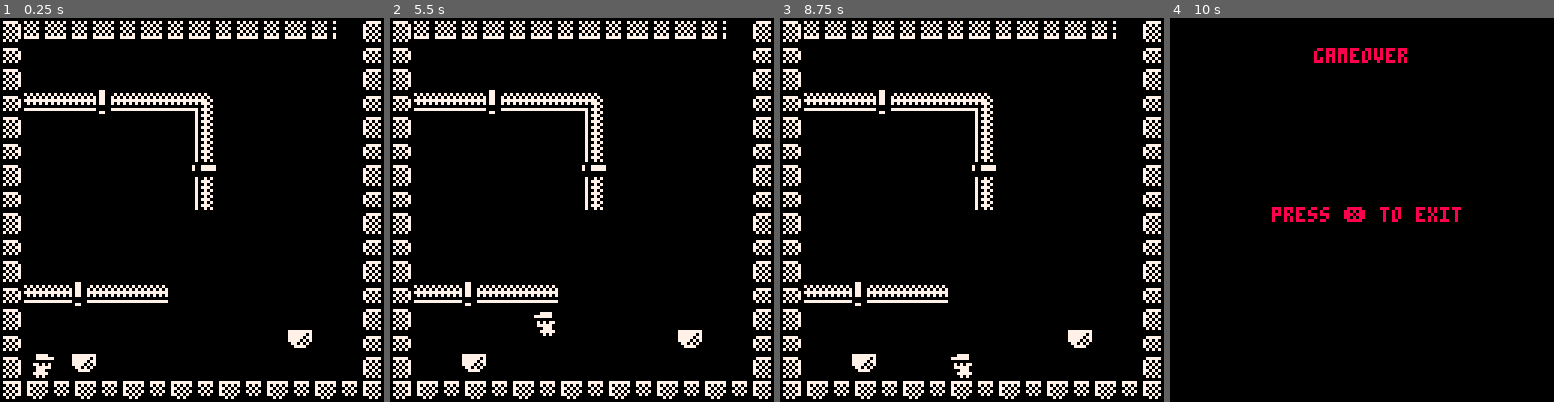
Above: before the commit, frames 1-4 (left to right).
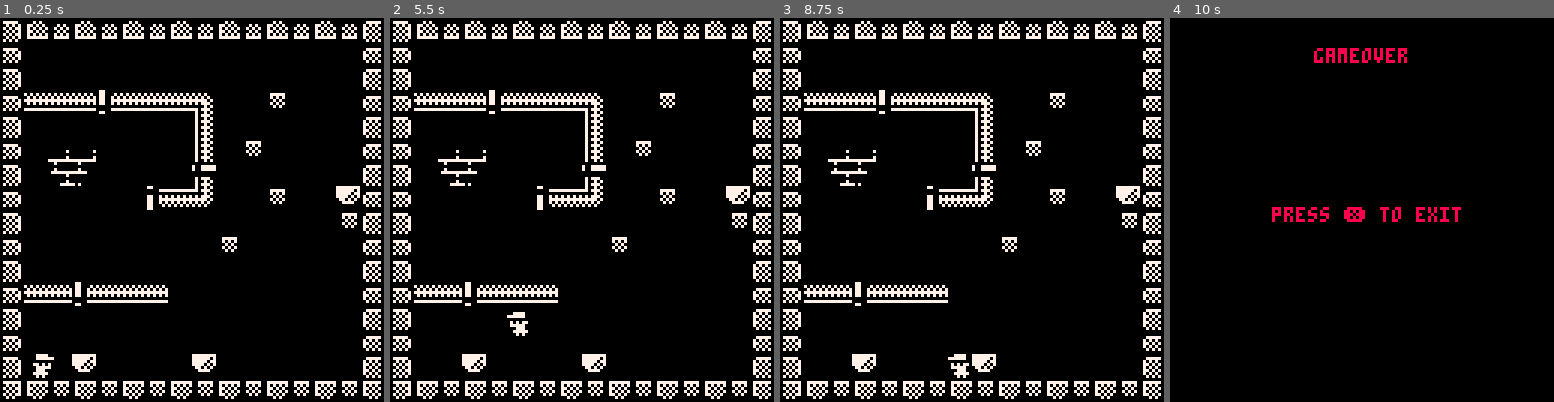
Above: after the commit, the same moments.

Repository: isacben/fanfun
Game: PICO-8 cartridge fanfun.p8
The game is run twice, just before and just after one commit, with the same random seed, the same clock (stepped at 60 frames per second) and the same inputs.
Inputs:
- Up to frame 1 (0.25 s): no input
- Up to frame 2 (5.5 s): tap X (X key) at 0.33, 1.07, 1.85, 2.97, 4.08, 5.2 s; tap O (Z key) at 0.7, 1.7, 2.1, 2.5, 2.9, 3.3, 3.7, 4.1, 4.5, 4.9, 5.3 s; hold Right 1.6-2.1 s; hold Right 2.47-3.03 s; hold Left 3.08-3.58 s; hold Right 4.02-4.68 s; hold Left from 5.08 s (still down)
- Up to frame 3 (8.75 s): release Left at 5.68 s; tap O (Z key) every 0.4 s from 5.7 to 8.5 s; hold Right 6.08-6.58 s; tap X (X key) at 6.32, 7.43, 8.55 s; hold Right 6.63-7.13 s; hold Right 7.5-8.07 s; hold Left 8.12-8.62 s
- Up to frame 4 (10 s): tap O (Z key) at 8.9, 9.3, 9.7 s; hold Right 9.05-9.72 s; tap X (X key) at 9.67 s

The runs differ from the first frame. In frame 1, 4.3% of the frame differs, in the area x 6-94%, y 0-93%; in frame 2, 4.6%; in frame 3, 4.4%; in frame 4, nothing differs.

Commit message:
Experiment with simple platforms

Diff:
--- a/fanfun.p8
+++ b/fanfun.p8
@@ -273,37 +273,38 @@
 00000000000000000000000000000000000000000000000000707000000707000000000000000000000000000000000000000000000000000707770000000000
 00000000000000000000000000000000000000000000000000000000000000000000000000000000000000000000000000000000000000000700707000000000
 00000000000000000000000000000000000000000000000000000000000000000000000000000000000000000000000000000000000000000000000000000000
-00000000000000000000000000000000000000000000000007777700007777700000000000000000707070070707070000000000000000007007777700000000
-00000000000000000000000000000000000000000000000000707070070707000000000000000000070700007070700000000000000000007007777700000000
-00000000000000000000000000000000000000000000000007070770077070700000000000000000707070070707070000000000000000000000000000000000
-00000000000000000000000000000000000000000000000000707070070707000000000000000000070700007070700000000000000000000000000000000000
-00000000000000000000000000000000000000000000000007070770077070700000000000000000707070070707070000000000000000000700707000000000
-00000000000000000000000000000000000000000000000000707070070707000000000000000000777770077777770000000000000000000707770000000000
-00000000000000000000000000000000000000000000000007070700007070700000000000000000000000000000000000000000000000000700707000000000
-77777777000000000000000000000000000000000000000000000000000000000000000000000000000000000000000000000000000000000000000000000000
-77777707000000000070007000000000000000000000000000000000000000000000000000000000007777700777777700000000000000000000000000000000
-77777077000000007777777700000000000000000000000007777700007777700000000000000000007070700707070700000000000000000000000000000000
-77770707000000000000700000000000000000000000000000707070070707000000000000000000000707000770707000000000000000000000000000000000
-07707070000000000000000000000000000000000000000007070770077070700000000000000000007070700707070700000000000000000000000000000000
-00777700000000000777770700000000000000000000000000707070070707000000000000000000000707000770707000000000000000000000000000000000
-00000000000000000007000000000000000000000000000007070700007070700000000000000000000000000007070000000000000000000000000000000000
+00000000000000000000000000000000000000000000000007777700007777700000000000000000000000000007070000000000000000007007777700000000
+00000000000000000000000000000000000000000000000000707070070707000000000000000000000707000770707000000000000000007007777700000000
+00000000000000000000000000000000000000000000000007070770077070700000000000000000007070700707070700000000000000000000000000000000
+00000000000000000000007000000007000000000000000000707070070707000000000000000000000707000770707000000000000000000000000000000000
+00000000000000000000000000000000000000000000000007070770077070700000000000000000007070700707070700000000000000000707770000000000
+00000000000000000000007000000007000000000000000000707070070707000000000000000000007777700777777700000000000000000700707000000000
+00000000000000007777777777777777000000000000000007070700007070700000000000000000000000000000000000000000000000000707770000000000
+77777777000000000070000000700000000000000000000000000000000000000000000000000000000000000000000007700000000000000700707000000000
+77777707000000000000000000000000000000000000000000000000000000000000000000000000007777700777777700000777777777777707770000000000
+77777077000000000070000000700000000000000000000007777700007777700000000000000000007070700707070700000000000000000000707000000000
+77770707000000000777777777777000000000000000000000707070070707000000000000000000000707000770707007700707070707070707770000000000
+07707070000000000000007000000000000000000000000007070770077070700000000000000000007070700707070707700777777777777777707000000000
+00777700000000000000000000000000000000000000000000707070070707000000000000000000000707000770707007700707070707070707070000000000
+00000000000000000000007000000000000000000000000007070700007070700000000000000000000000000007070007700070707070707070700000000000
+00000000000000000000777770700000000000000000000000000000000000000000000000000000000000000000000007700000000000000000000000000000
 __gff__
-0000000000000000000000000202020100000000000000000000010000000202000000000000010100000101020202020400000000000101000001010000000000000000000000000000000000000000000000000000000000000000000000000000000000000000000000000000000000000000000000000000000000000000
+0000000000000000000000000202020100000000000000000000010000000202000000000000010100000101020002020400000000000101000001010202020000000000000000000000000000000000000000000000000000000000000000000000000000000000000000000000000000000000000000000000000000000000
 0000000000000000000000000000000000000000000000000000000000000000000000000000000000000000000000000000000000000000000000000000000000000000000000000000000000000000000000000000000000000000000000000000000000000000000000000000000000000000000000000000000000000000
 __map__
-262a2b2a2b2a2b2a2b2a2b2a2b2a002700000000000000000000000000000000000000000000000000000000000000000000000000000000000000000000000000000000000000000000000000000000000000000000000000000000000000000000000000000000000000000000000000000000000000000000000000000000
+262b2a2b2a2b2a2b2a2b2a2b2a2b2a2700000000000000000000000000000000000000000000000000000000000000000000000000000000000000000000000000000000000000000000000000000000000000000000000000000000000000000000000000000000000000000000000000000000000000000000000000000000
 3600000000000000000000000000003700000000000000000000000000000000000000000000000000000000000000000000000000000000000000000000000000000000000000000000000000000000000000000000000000000000000000000000000000000000000000000000000000000000000000000000000000000000
 2600000000000000000000000000002700000000000000000000000000000000000000000000000000000000000000000000000000000000000000000000000000000000000000000000000000000000000000000000000000000000000000000000000000000000000000000000000000000000000000000000000000000000
-360d0d0d0c0d0d0d0e0000000000003700000000000000000000000000000000000000000000000000000000000000000000000000000000000000000000000000000000000000000000000000000000000000000000000000000000000000000000000000000000000000000000000000000000000000000000000000000000
+360d0d0d0c0d0d0d0e00003a0000003700000000000000000000000000000000000000000000000000000000000000000000000000000000000000000000000000000000000000000000000000000000000000000000000000000000000000000000000000000000000000000000000000000000000000000000000000000000
 26000000000000001e0000000000002700000000000000000000000000000000000000000000000000000000000000000000000000000000000000000000000000000000000000000000000000000000000000000000000000000000000000000000000000000000000000000000000000000000000000000000000000000000
-36000000000000001e0000000000003700000000000000000000000000000000000000000000000000000000000000000000000000000000000000000000000000000000000000000000000000000000000000000000000000000000000000000000000000000000000000000000000000000000000000000000000000000000
-26000000000000002e0000000000002700000000000000000000000000000000000000000000000000000000000000000000000000000000000000000000000000000000000000000000000000000000000000000000000000000000000000000000000000000000000000000000000000000000000000000000000000000000
-36000000000000001e0000000000003700000000000000000000000000000000000000000000000000000000000000000000000000000000000000000000000000000000000000000000000000000000000000000000000000000000000000000000000000000000000000000000000000000000000000000000000000000000
-2600000000000000000000000000002700000000000000000000000000000000000000000000000000000000000000000000000000000000000000000000000000000000000000000000000000000000000000000000000000000000000000000000000000000000000000000000000000000000000000000000000000000000
-3600000000000000000000000000003700000000000000000000000000000000000000000000000000000000000000000000000000000000000000000000000000000000000000000000000000000000000000000000000000000000000000000000000000000000000000000000000000000000000000000000000000000000
+36002223000000001e003a000000003700000000000000000000000000000000000000000000000000000000000000000000000000000000000000000000000000000000000000000000000000000000000000000000000000000000000000000000000000000000000000000000000000000000000000000000000000000000
+26003233000000002e0000001900002700000000000000000000000000000000000000000000000000000000000000000000000000000000000000000000000000000000000000000000000000000000000000000000000000000000000000000000000000000000000000000000000000000000000000000000000000000000
+3600000000003c3d3e00003a1900303700000000000000000000000000000000000000000000000000000000000000000000000000000000000000000000000000000000000000000000000000000000000000000000000000000000000000000000000000000000000000000000000000000000000000000000000000000000
+26000000000000000000000000003a2700000000000000000000000000000000000000000000000000000000000000000000000000000000000000000000000000000000000000000000000000000000000000000000000000000000000000000000000000000000000000000000000000000000000000000000000000000000
+3600000000000000003a00000000003700000000000000000000000000000000000000000000000000000000000000000000000000000000000000000000000000000000000000000000000000000000000000000000000000000000000000000000000000000000000000000000000000000000000000000000000000000000
 2600000000000000000000000000002700000000000000000000000000000000000000000000000000000000000000000000000000000000000000000000000000000000000000000000000000000000000000000000000000000000000000000000000000000000000000000000000000000000000000000000000000000000
 360d0d0c0d0d0d00000000000000003700000000000000000000000000000000000000000000000000000000000000000000000000000000000000000000000000000000000000000000000000000000000000000000000000000000000000000000000000000000000000000000000000000000000000000000000000000000
 2600000000000000000000000000002700000000000000000000000000000000000000000000000000000000000000000000000000000000000000000000000000000000000000000000000000000000000000000000000000000000000000000000000000000000000000000000000000000000000000000000000000000000
-3600000000000000000000003000003700000000000000000000000000000000000000000000000000000000000000000000000000000000000000000000000000000000000000000000000000000000000000000000000000000000000000000000000000000000000000000000000000000000000000000000000000000000
-2600003000000000000000000000002700000000000000000000000000000000000000000000000000000000000000000000000000000000000000000000000000000000000000000000000000000000000000000000000000000000000000000000000000000000000000000000000000000000000000000000000000000000
+3600000000000000000000000000003700000000000000000000000000000000000000000000000000000000000000000000000000000000000000000000000000000000000000000000000000000000000000000000000000000000000000000000000000000000000000000000000000000000000000000000000000000000
+2600003000000000300000000000002700000000000000000000000000000000000000000000000000000000000000000000000000000000000000000000000000000000000000000000000000000000000000000000000000000000000000000000000000000000000000000000000000000000000000000000000000000000
 163b3a3b3a3b3a3b3a3b3a3b3a3b3a1700000000000000000000000000000000000000000000000000000000000000000000000000000000000000000000000000000000000000000000000000000000000000000000000000000000000000000000000000000000000000000000000000000000000000000000000000000000
